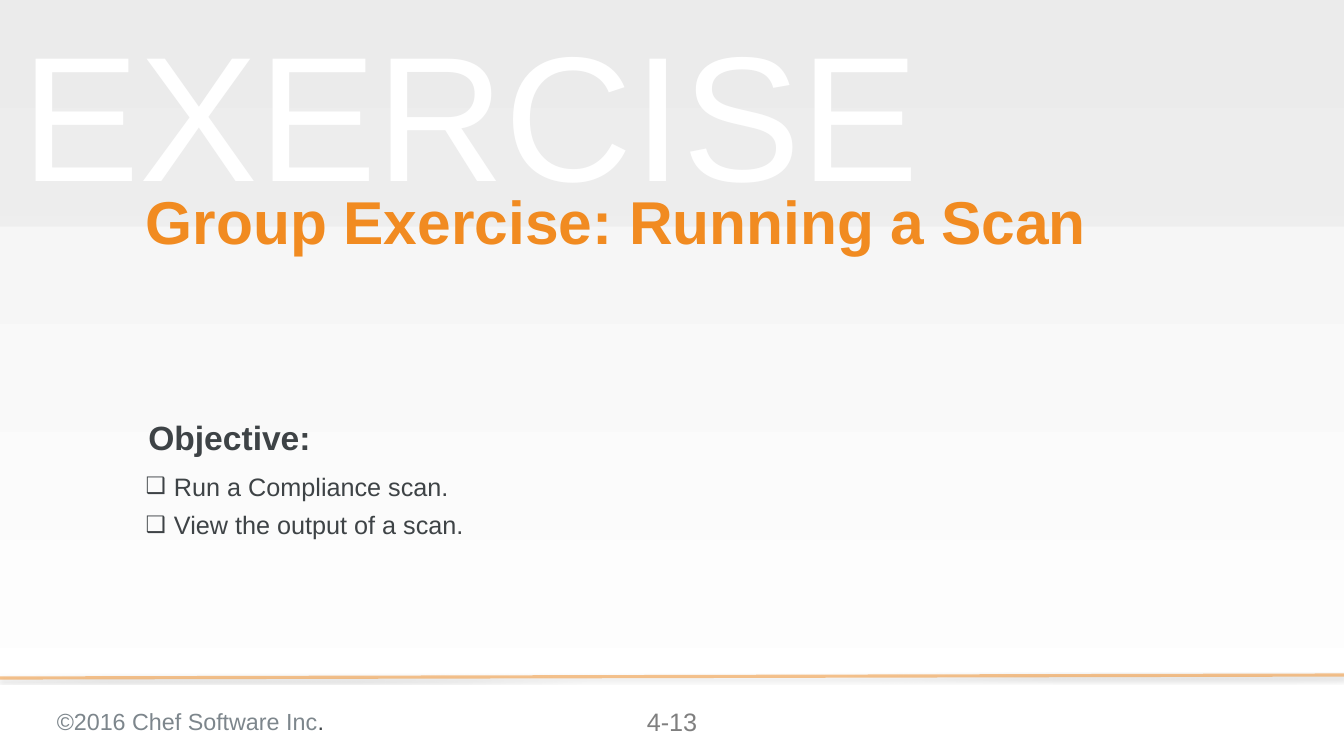
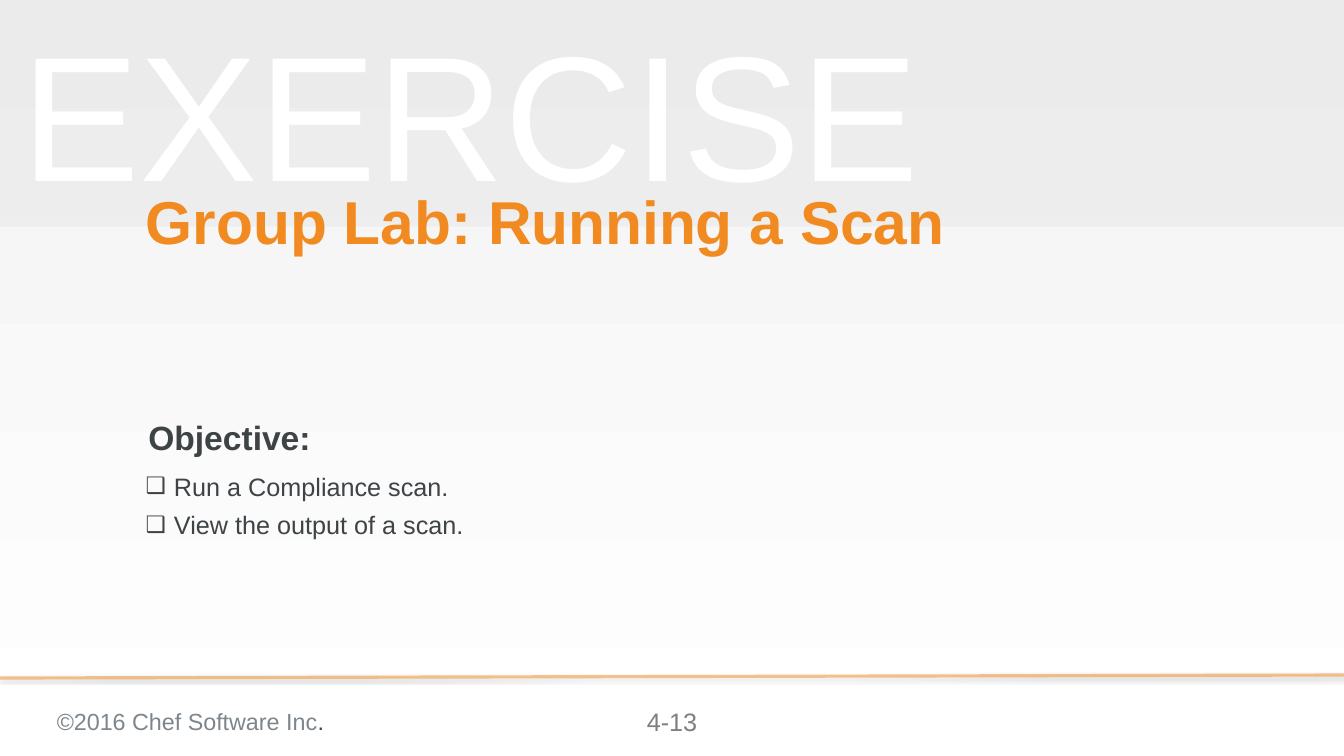
Before and after one commit to bchamby/chef-compliance-installation-configuration-operation, a slide deck: slide 13 of 04-initial-configuration-scans-win.pptx. Drawn at 1344x756 pixels with LibreOffice and Linux fonts; fonts in the diff are those of the drawing; background and template pictures are left out. Boxes give left, top, right and bottom in pixels: in the first picture for what was removed or moved away, otherwise in the second. Text is boxed around its words. In the diff, an @@ line names an element or a change of style, - is before the commit and + after.

Commit message:
04-initial-configuration-scans-win updated scan lab removed redundant and incomplete remediation lab

```diff
--- a/04-initial-configuration-scans-win.pptx
+++ b/04-initial-configuration-scans-win.pptx
@@ title at (146,200,944,255): text changed @@
-Group Exercise: Running a Scan
+Group Lab: Running a Scan
```
Also in this commit, not shown: 15 other slides changed, 1 slide added, 39 slides removed.
